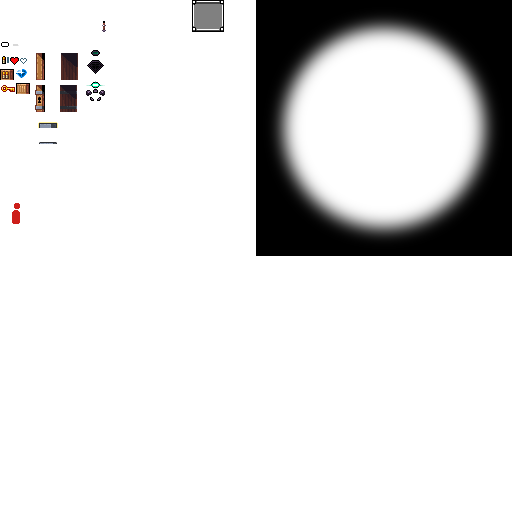
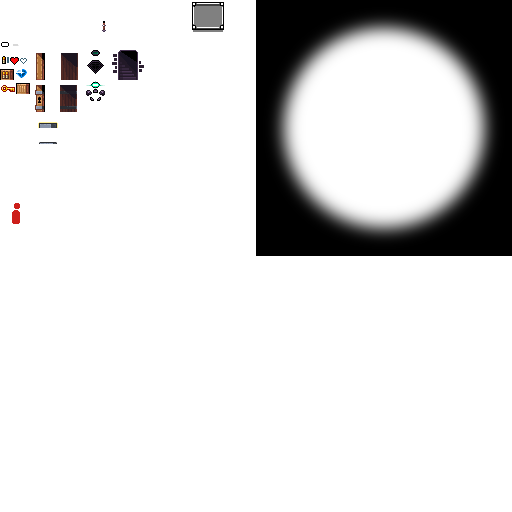
Comparing the layer stacks of the two (512, 512) images. Changes:
painted on "tiles" over [112,0,224,80]
